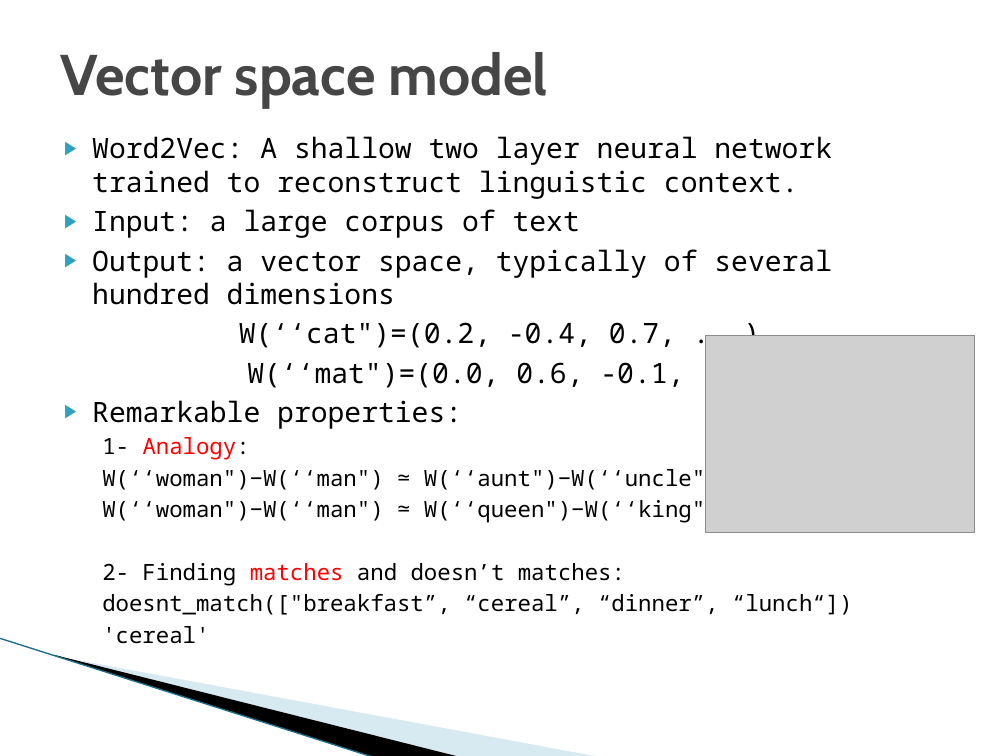
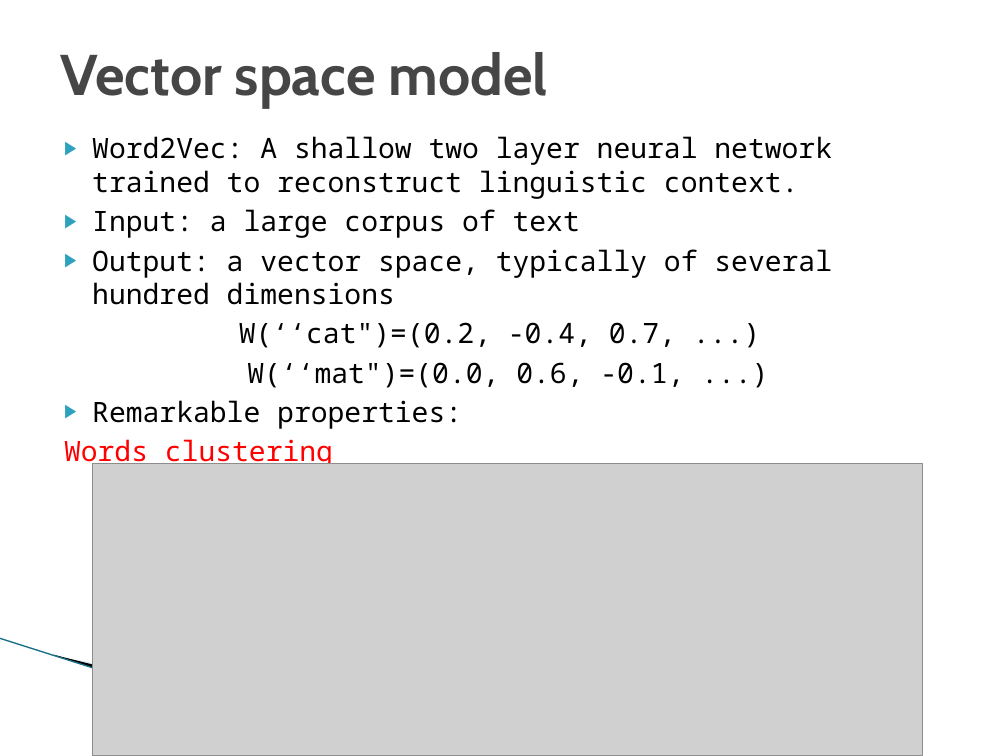
Before and after one commit to DU-ComputerVisionLab/Natural_Langauge_Processing, a slide deck: slide 34 of NLP_in_general.pptx (slide 30 before the commit). Drawn at 1008x756 pixels with LibreOffice and Linux fonts; fonts in the diff are those of the drawing; grey boxes stand for pictures; background and template pictures are left out. Boxes give left, top, right and bottom in pixels: in the first picture for what was removed or moved away, otherwise in the second. Text is boxed around its words. In the diff, an @@ line names an element or a change of style, - is before the commit and + after.

Commit message:
updated presentation with big picture overview

```diff
--- a/NLP_in_general.pptx
+++ b/NLP_in_general.pptx
@@ picture removed at <box>706,336,975,532</box> @@
@@ text at <box>64,439,333,469</box>: text changed; size 16 to 20 pt; text colour #000000 to #FF0000 @@
-  1- Analogy:
-  W(‘‘woman")−W(‘‘man") ≃ W(‘‘aunt")−W(‘‘uncle")
-  W(‘‘woman")−W(‘‘man") ≃ W(‘‘queen")−W(‘‘king")
-  2- Finding matches and doesn’t matches:
-  doesnt_match(["breakfast”, “cereal”, “dinner”, “lunch“])
-  'cereal'
+Words clustering
@@ picture added at <box>93,464,922,756</box> @@
```
Also in this commit, not shown: 8 other slides changed, 6 slides added, 4 slides removed.
